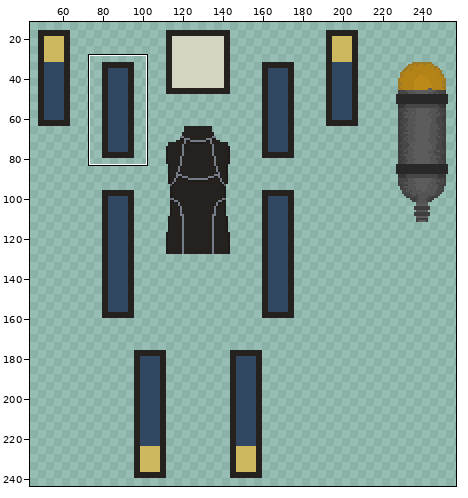
A sprite sheet gets an edit: Assets/Art/Sprites/Player/PlayerSkin.png. The first picture is a wide view before the edit; the outline marks the close-up.
Close-up. Earlier state:
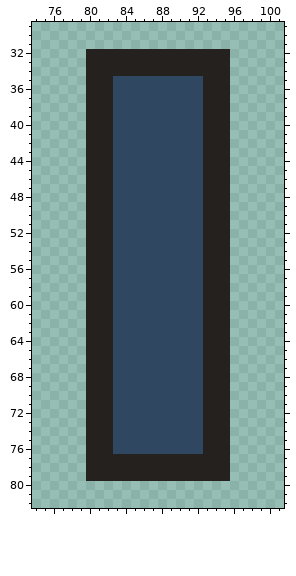
The file is 300x250 pixels. Colours within 5 levels of each other are drawn and written as one. Shown: x 74..101, y 29..82. The wide view leaves out empty margins. The commit also changed other parts of the picture, which this record leaves out.
New version:
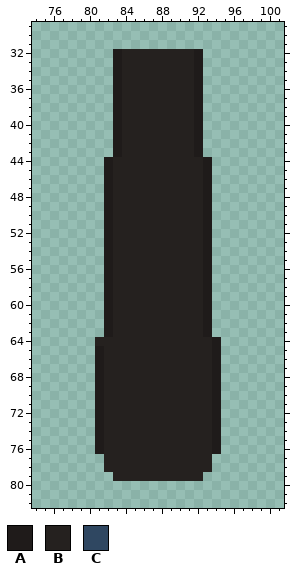
Palette (. is transparent): A #1f1b1a  B #25211f  C #2f4761
Edits made:
y 32..34: x 80..83 BBBB -> ...A; x 92..95 BBBB -> A...
y 35..43: x 80..95 BBBCCCCCCCCCCBBB -> ...ABBBBBBBBA...
y 44..63: x 80..95 BBBCCCCCCCCCCBBB -> ..ABBBBBBBBBBA..
y 64: x 80 B -> .; x 83..92 CCCCCCCCCC -> BBBBBBBBBB; x 94..95 BB -> A.
y 65..76: x 80..81 BB -> .A; x 83..92 CCCCCCCCCC -> BBBBBBBBBB; x 94..95 BB -> A.
y 77..78: x 80..81 BB -> ..; x 94..95 BB -> ..
y 79: x 80..82 BBB -> ...; x 93..95 BBB -> ...
Changed places in both close-ups, as pixel boxes (x1, y1, x2, y2):
changed: (86, 49, 230, 481)
